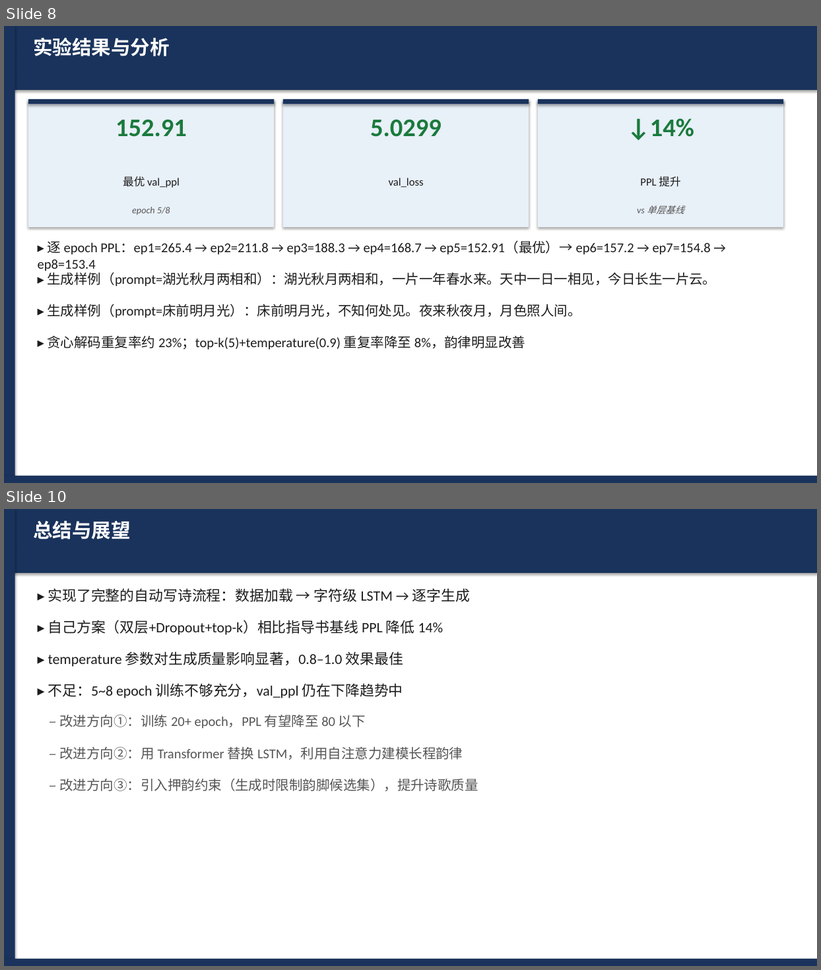
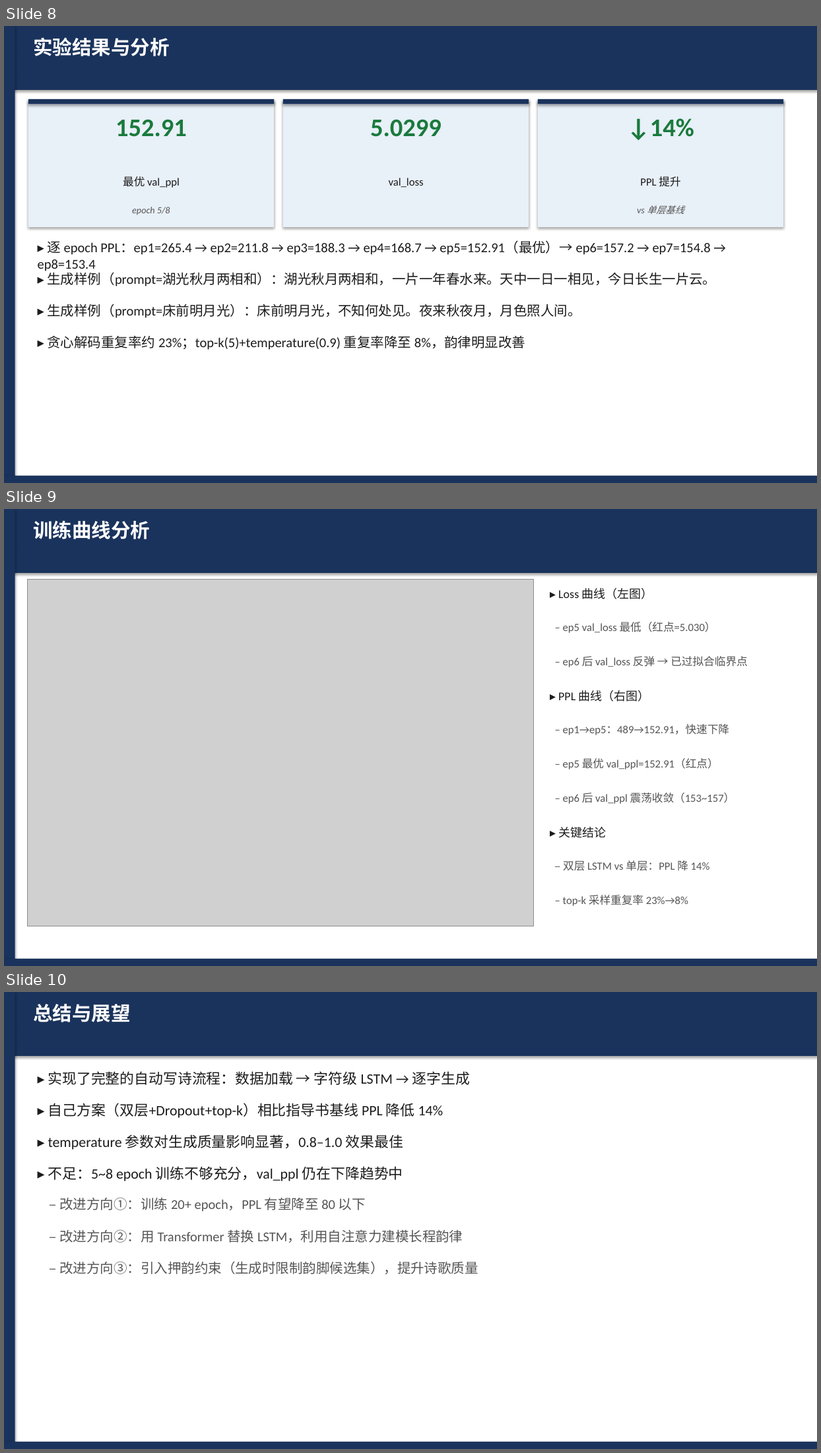
Before and after one commit to WevYang/deep_learning_task, a slide deck: reports/exp3_poetry_lstm.pptx. Shown one above the other, each under a label of ours: slides 8 and 10 before the commit, slides 8, 9 and 10 after it; the slides between them are not shown. The pictures are 821x970 and 821x1453 pixels, drawn with LibreOffice and Linux fonts; fonts in the diff are those of the drawing; grey boxes stand for pictures. Boxes give left, top, right and bottom in pixels: in the first picture for what was removed or moved away, otherwise in the second. Text is boxed around its words. In the diff, an @@ line names an element or a change of style, - is before the commit and + after.

```diff
--- a/reports/exp3_poetry_lstm.pptx
+++ b/reports/exp3_poetry_lstm.pptx
@@ slide 9 added at box(4, 509, 817, 966), background #FFFFFF @@
@@ rectangle added at box(4, 509, 817, 573), fill #1A335C @@
@@ rectangle added at box(4, 509, 15, 966), fill #1A335C @@
@@ text added at box(33, 521, 150, 539), 23 pt, text #FFFFFF, bold @@
+训练曲线分析
@@ picture added at box(27, 579, 533, 927) @@
@@ text added at box(558, 588, 653, 599), 14 pt, text #1C1C1C @@
+▸ Loss 曲线（左图）
@@ text added at box(563, 622, 716, 633), 13 pt, text #555555 @@
+– ep5 val_loss 最低（红点=5.030）
@@ text added at box(563, 656, 748, 667), 13 pt, text #555555 @@
+– ep6 后 val_loss 反弹 → 已过拟合临界点
@@ text added at box(558, 691, 649, 702), 14 pt, text #1C1C1C @@
+▸ PPL 曲线（右图）
@@ text added at box(563, 725, 730, 735), 13 pt, text #555555 @@
+– ep1→ep5：489→152.91，快速下降
@@ text added at box(563, 758, 719, 770), 13 pt, text #555555 @@
+– ep5 最优 val_ppl=152.91（红点）
@@ text added at box(563, 793, 735, 804), 13 pt, text #555555 @@
+– ep6 后 val_ppl 震荡收敛（153~157）
@@ text added at box(558, 827, 606, 838), 14 pt, text #1C1C1C @@
+▸ 关键结论
@@ text added at box(563, 861, 710, 871), 13 pt, text #555555 @@
+– 双层 LSTM vs 单层：PPL 降 14%
@@ text added at box(563, 895, 688, 906), 13 pt, text #555555 @@
+– top-k 采样重复率 23%→8%
@@ rectangle added at box(4, 959, 817, 966), fill #1A335C @@
```
Also in this commit, not shown: 1 slide removed, 4 other files.
